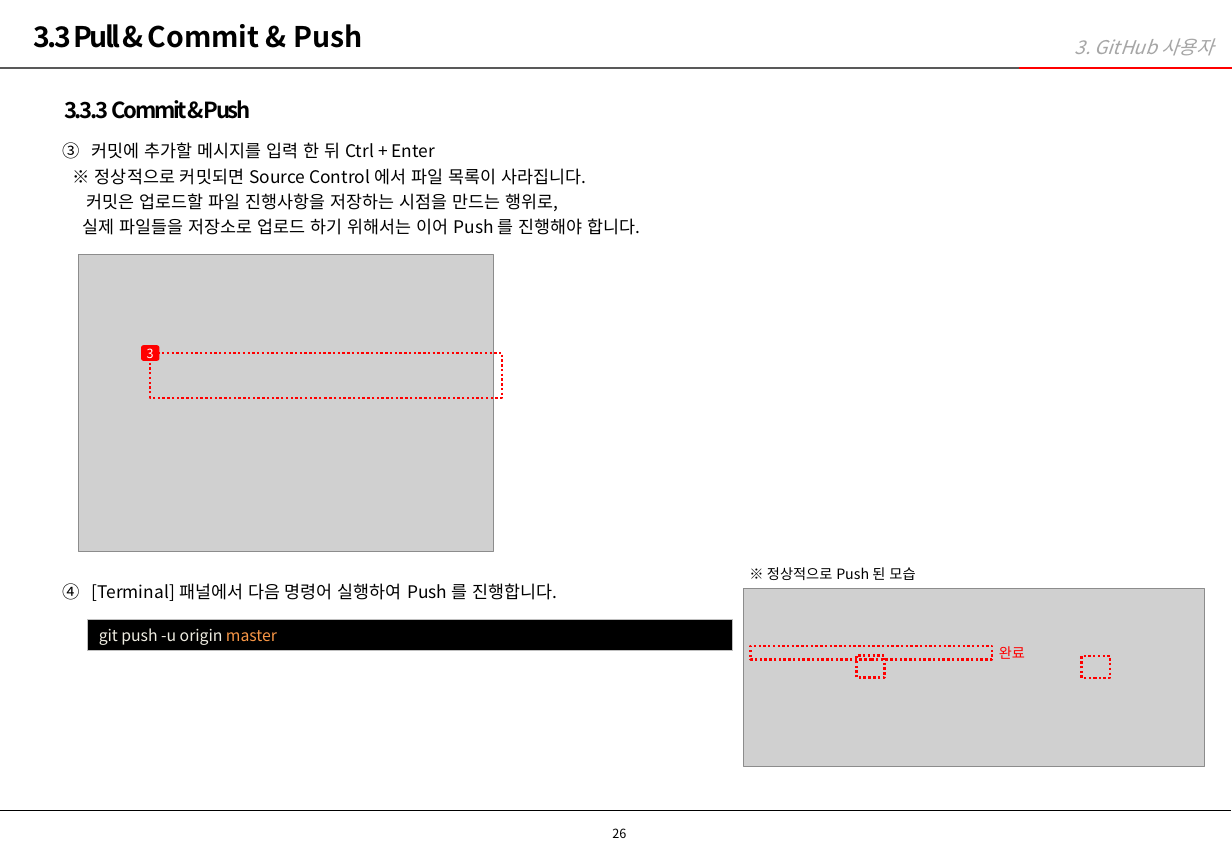
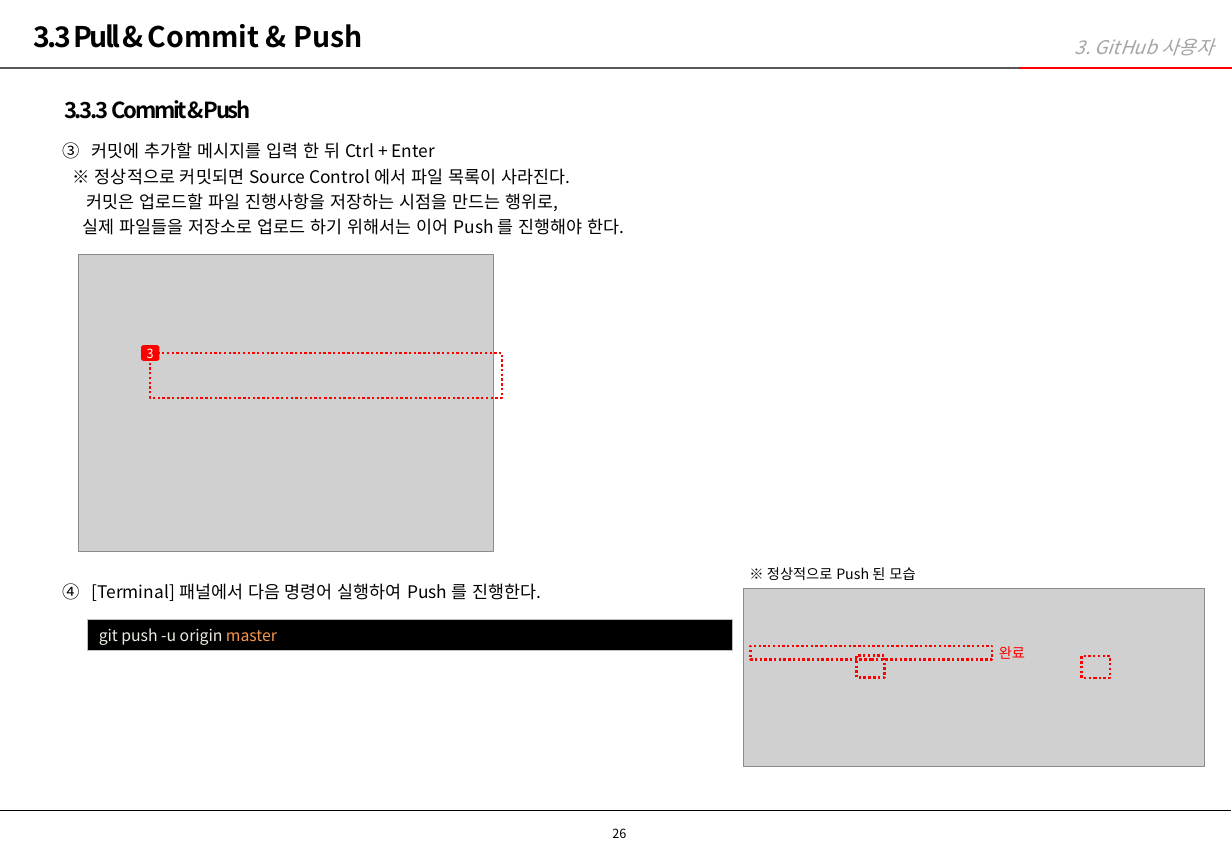
Before and after one commit to taranuxd/intro, a slide deck: slide 26 of 타란유엑스디_GitHub_사용가이드.pptx. Drawn at 1232x853 pixels with LibreOffice and Linux fonts; fonts in the diff are those of the drawing; grey boxes stand for pictures; background and template pictures are left out. Boxes give left, top, right and bottom in pixels: in the first picture for what was removed or moved away, otherwise in the second. Text is boxed around its words. In the diff, an @@ line names an element or a change of style, - is before the commit and + after.

```diff
--- a/타란유엑스디_GitHub_사용가이드.pptx
+++ b/타란유엑스디_GitHub_사용가이드.pptx
@@ text at bbox=[83, 168, 625, 235]: text changed @@
-  ※ 정상적으로 커밋되면 Source Control 에서 파일 목록이 사라집니다.
-  커밋은 업로드할 파일 진행사항을 저장하는 시점을 만드는 행위로,
-  실제 파일들을 저장소로 업로드 하기 위해서는 이어 Push 를 진행해야 합니다.
+  ※ 정상적으로 커밋되면 Source Control 에서 파일 목록이 사라진다.
+  커밋은 업로드할 파일 진행사항을 저장하는 시점을 만드는 행위로,
+  실제 파일들을 저장소로 업로드 하기 위해서는 이어 Push 를 진행해야 한다.
@@ text at bbox=[91, 583, 541, 601]: text changed @@
-  4. [Terminal] 패널에서 다음 명령어 실행하여 Push 를 진행합니다.
+  4. [Terminal] 패널에서 다음 명령어 실행하여 Push 를 진행한다.
```
Also in this commit, not shown: 11 other slides changed.
